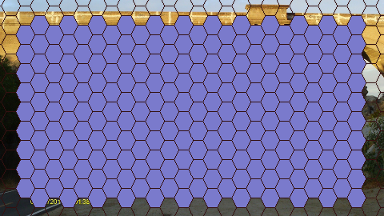
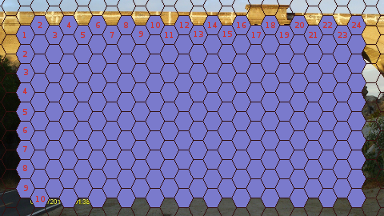
The second (384, 216) image is a revision of the first. Changes to its layers:
added layer "24" above "23" over <box>352,22,361,28</box>
added layer "23" above "22" over <box>338,32,347,38</box>
added layer "22" above "21" over <box>323,22,333,28</box>
added layer "21" above "20" over <box>309,32,317,38</box>
added layer "20" above "11" over <box>295,22,304,28</box>
added layer "11" above "12" over <box>165,32,173,38</box>
added layer "12" above "13" over <box>180,22,190,28</box>
added layer "13" above "14" over <box>194,31,203,37</box>
added layer "14" above "15" over <box>208,22,217,28</box>
added layer "15" above "16" over <box>223,31,232,37</box>
added layer "16" above "17" over <box>237,22,246,28</box>
added layer "17" above "18" over <box>252,32,261,38</box>
added layer "18" above "19" over <box>266,22,275,28</box>
added layer "19" above "10 #1" over <box>280,32,289,38</box>
added layer "10 #1" above "10" over <box>151,22,160,28</box>
added layer "10" above "9 #1" over <box>36,196,45,202</box>
added layer "9 #1" above "9" over <box>139,31,143,37</box>
added layer "9" above "8 #1" over <box>24,185,28,191</box>
added layer "8 #1" above "8" over <box>124,22,128,28</box>
added layer "8" above "7 #1" over <box>23,165,27,171</box>
added layer "7 #1" above "7" over <box>110,32,114,38</box>
added layer "7" above "6 #1" over <box>23,146,27,152</box>
added layer "2" above "1" over <box>23,51,28,57</box>
added layer "2 #1" above "grid" over <box>38,22,43,28</box>
…and 9 more changes (9 added)
